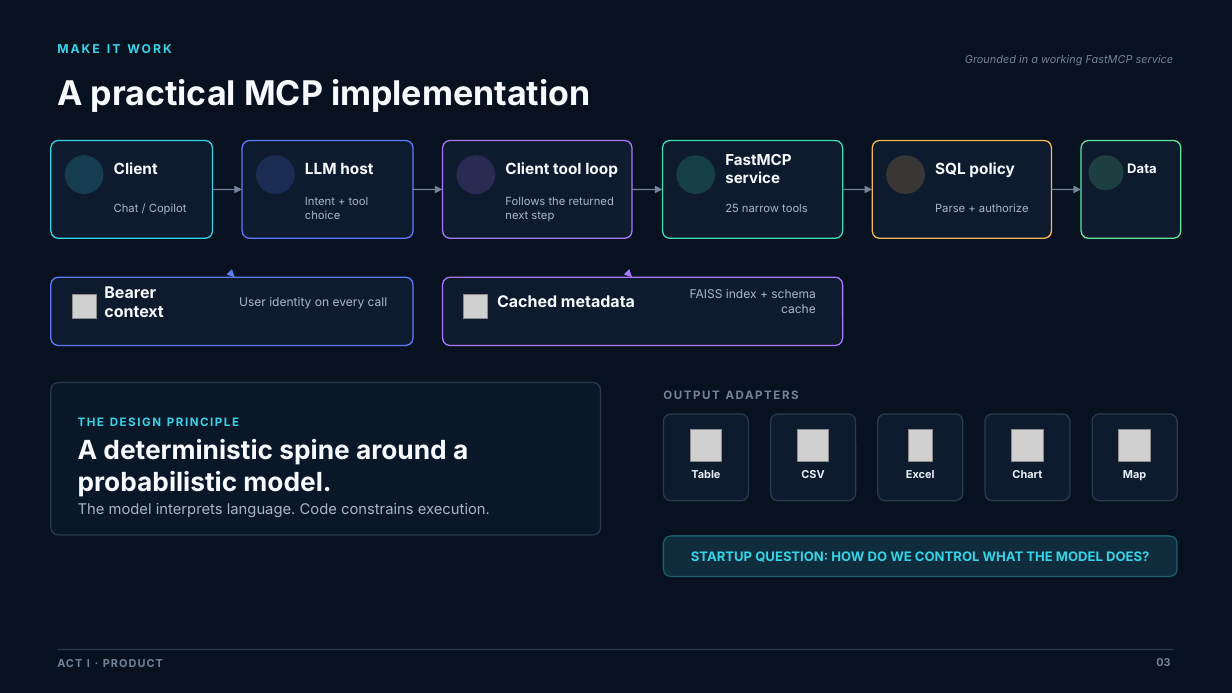
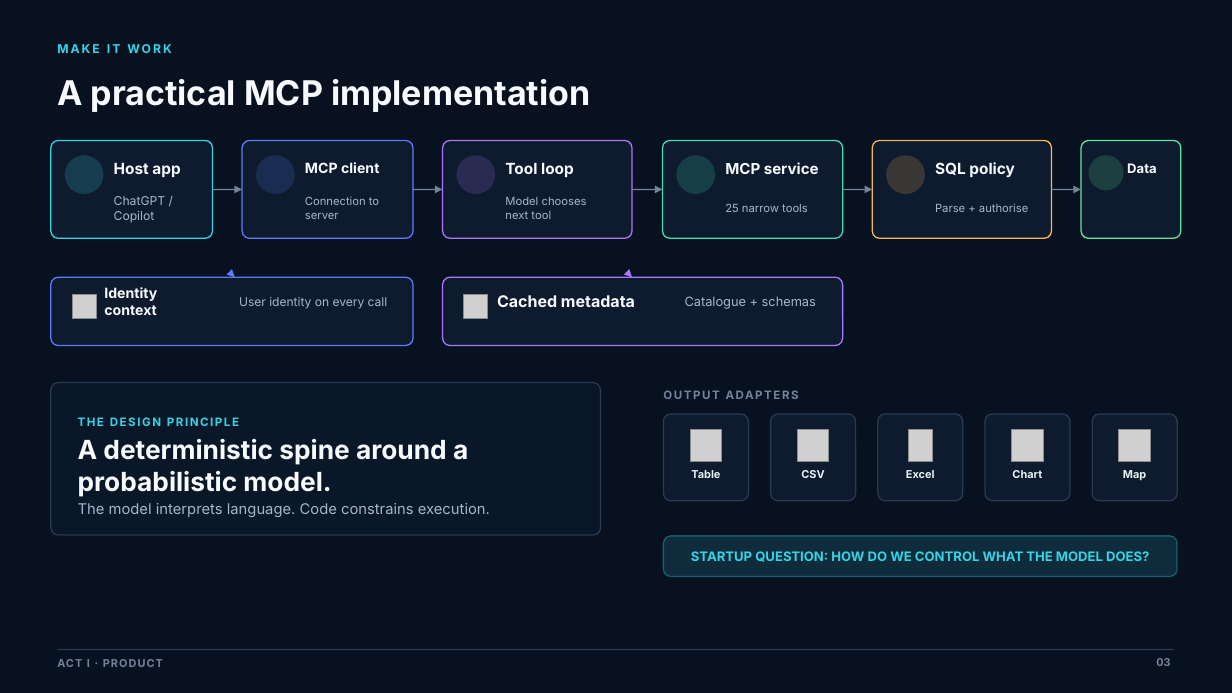
Before and after one commit to kolygri/kolygri.github.io, a slide deck: slide 3 of presentations/Beyond_the_Demo_Trusted_AI_Agents_MCP_AI_Expo_2026.pptx. Drawn at 1232x693 pixels with LibreOffice and Linux fonts; fonts in the diff are those of the drawing; grey boxes stand for pictures; background and template pictures are left out. Boxes give left, top, right and bottom in pixels: in the first picture for what was removed or moved away, otherwise in the second. Text is boxed around its words. In the diff, an @@ line names an element or a change of style, - is before the commit and + after.

```diff
--- a/presentations/Beyond_the_Demo_Trusted_AI_Agents_MCP_AI_Expo_2026.pptx
+++ b/presentations/Beyond_the_Demo_Trusted_AI_Agents_MCP_AI_Expo_2026.pptx
@@ text removed at [965, 55, 1174, 65] @@
-Grounded in a working FastMCP service
@@ text at [114, 162, 180, 177]: text changed @@
-Client
+Host app
@@ text at [305, 162, 379, 173]: text changed; size 12 to 11 pt @@
-LLM host
+MCP client
@@ text at [505, 162, 574, 177]: text changed @@
-Client tool loop
+Tool loop
@@ text at [725, 162, 819, 174]: text changed @@
-FastMCP service
+MCP service
@@ text at [114, 196, 166, 223]: text changed; size 8.8 to 9.5 pt @@
-Chat / Copilot
+ChatGPT / Copilot
@@ text at [305, 197, 379, 219]: text changed @@
-Intent + tool choice
+Connection to server
@@ text at [505, 197, 587, 219]: text changed @@
-Follows the returned next step
+Model chooses
+next tool
@@ text at [935, 203, 1029, 212]: text changed @@
-Parse + authorize
+Parse + authorise
@@ text at [104, 287, 157, 315]: text changed; size 12.5 to 11 pt @@
-Bearer context
+Identity context
@@ text at [685, 296, 816, 309]: text changed; size 9.4 to 10 pt @@
-FAISS index + schema cache
+Catalogue + schemas
```
Also in this commit, not shown: 10 other slides changed, 1 other file.
